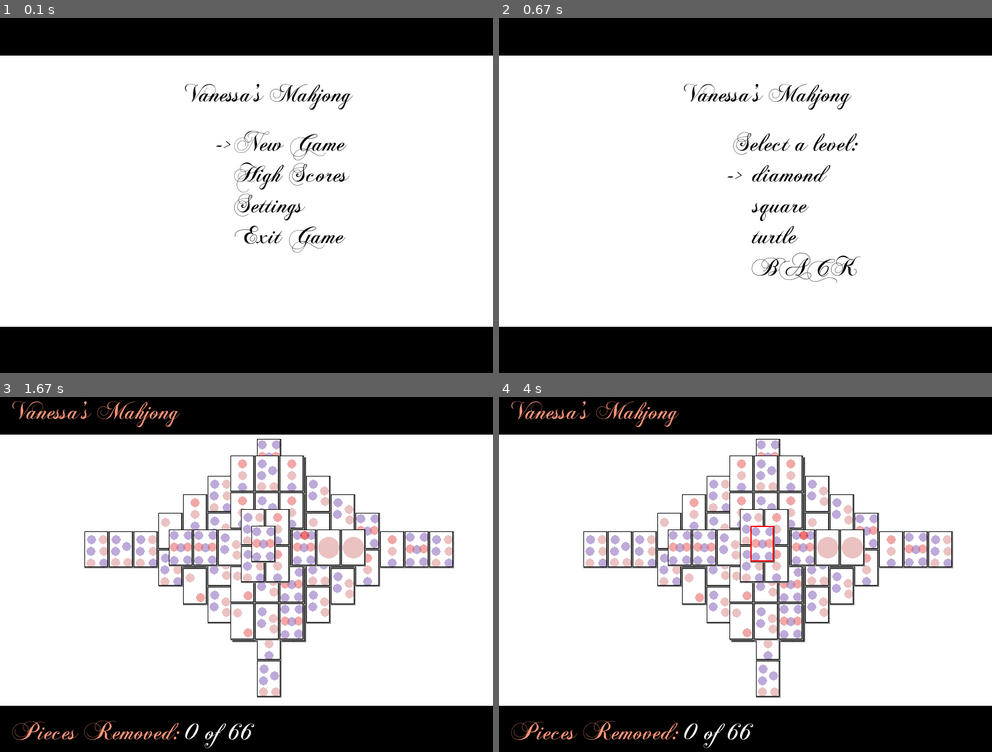
Above: before the commit, frames 1-4 (two rows, left to right).
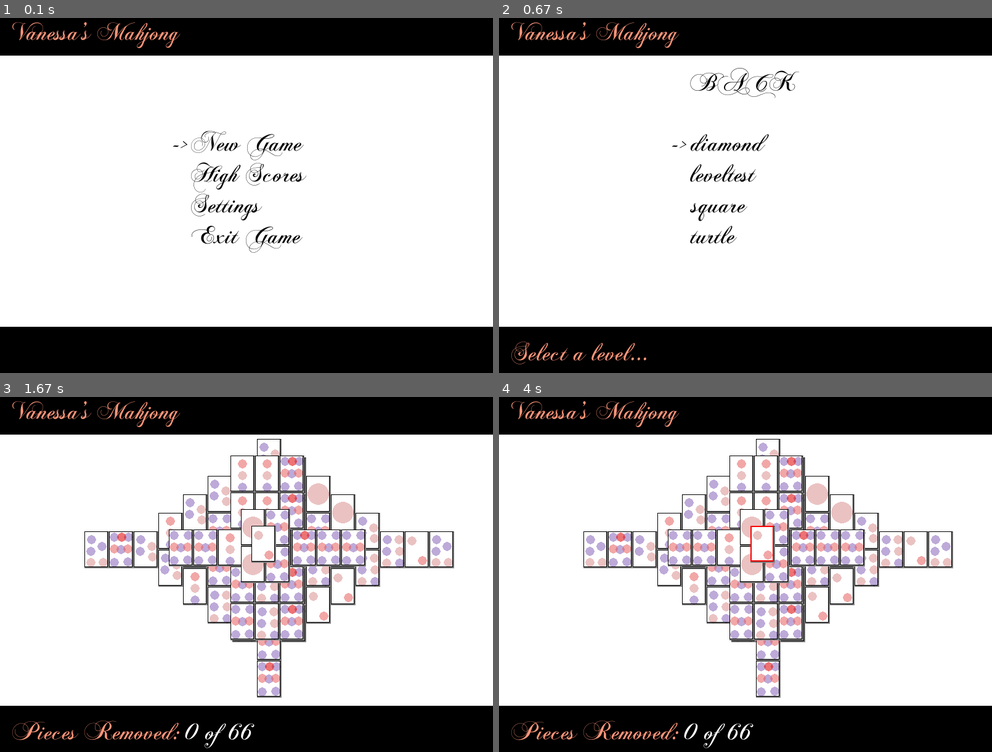
Above: after the commit, the same moments.

Repository: josephbleau/pygame-mahjong
Game: pygame game, started from run_game.py
Two runs of this game, one before a commit and one after it. Both use one fixed random seed, a clock stepped at 60 frames per second and the inputs below. The source is Python 2; it was converted automatically to run under Python 3.
Inputs (mouse positions are in pixels of both pictures, inside the frame that each line leads up to):
- Up to frame 1 (0.1 s): no input
- Up to frame 2 (0.67 s): tap Enter at 0.33 s
- Up to frame 3 (1.67 s): hold Up 0.67-1.13 s; hold Down 1.22-1.52 s; tap Enter at 1.55 s
- Up to frame 4 (4 s): click (765, 542) at 1.93 s; click (775, 528) at 2.27 s; click (853, 549) at 2.6 s; click (775, 563) at 2.93 s; click (750, 528) at 3.67 s

The runs differ from the first frame. In frame 1, 3.3% of the frame differs, in the area x 2-72%, y 1-67%; in frame 2, 3.7%; in frame 3, 7.8%, in the area x 17-92%, y 12-85%; in frame 4, 7.8%.

Commit message:
cosmetic fixes, mainly to the menu

Diff:
--- a/editor.py
+++ b/editor.py
@@ -8,8 +8,8 @@
 from game import *
 
 class Editor(Game):
-  def __init__(self,sound=True):
-    Game.__init__(self,editor=True, sound=sound)
+  def __init__(self,sound=True, filename=None):
+    Game.__init__(self,editor=True, sound=sound, filename=filename)
     self.cursor_tile = Tile(1,0,0,1)
 
   def save_level(self):
--- a/game.py
+++ b/game.py
@@ -10,11 +10,15 @@
 # my imports
 from tile import *
 
-def get_string_surf(font, text, color=(0,0,0)):
+# constants
+COLOR_WHITE = (255,255,255)
+COLOR_BLACK = (0,0,0)
+
+def get_string_surf(font, text, color=COLOR_BLACK):
   "Used in lazy-man text-writing :)"
   return font.render(text, True, color)
 
-def render_text(screen, font, text, (x,y,w,h), color=(0,0,0)):
+def render_text(screen, font, text, (x,y,w,h), color=COLOR_BLACK):
   "Lazy-man text-writing."
   screen.blit(get_string_surf(font, text, color=color), (x,y,w,h))
 
@@ -50,63 +54,50 @@
   return []
 
 class Game:
-  def __init__(self, editor=False, sound=True):
+  def __init__(self, editor=False, sound=True, filename=None):
+
     if editor:
       self.state = 'playing'
+      self.filename = filename
+      self.tiles = load_level(filename, rnd=(not editor))
+      self.start_piece_count = len(self.tiles)
     else:
       self.state = 'menu'
 
     self.selected = None
     self.time_started = pygame.time.get_ticks()
     self.m_selector = 0 # menu selector
-    self.sound = sound
+    self.sound_on = sound
     self.editor = editor
     self.score = -1
 
-    # Background Music
-    if self.sound:
+    if self.sound_on:
       pygame.mixer.music.load('res/bg.mp3')
       pygame.mixer.music.play(loops=-1)
 
-    # Font
     self.fontpath = os.path.abspath('res/ChopinScript.otf')
     self.font = pygame.font.Font(self.fontpath, 42)
 
-    # Load tiles
     self.pieces_removed = 0
-    self.tiles = load_level('turtle.txt', rnd=(not editor))
-    self.start_piece_count = len(self.tiles)
-   #generate tiles, just for testing for now
-   # offset_x = 200
-   # offset_y = 200
-   # pieces = [n%8+1 for n in range(64)]
-   # for z in range(8):
-   #   for x in range(4-z/2):
-   #     for y in range(4-z/2):
-   #       choice = random.choice(pieces)
-   #       pieces.remove(choice)
-   #       self.tiles.append(Tile(choice,offset_x + x*40,offset_y +  y*60,z))
 
   def write_score(self):
-    "Writes to file players high-score based on the time they took \
-     to complete the level. "
-    scorepath = os.path.abspath('levels/scores/')
+    "Writes player score to file for the current level they just completed. "
+    scorepath = os.path.abspath('levels/scores/' + self.filename)
+    scores = []
+
     try:
-      fh = open(scorepath +'/'+ self.filename, 'r')
+      fh = open(scorepath, 'r')
+      scores = fh.read()
+      scores = re.findall('[(](\w*),(\w*)[)]', scores)
+      fh.close()
     except IOError:
-      fh = open(scorepath +'/'+ self.filename, 'a')
-      fh.close()
-      fh = open(scorepath +'/'+ self.filename, 'r')
-
-    scores = fh.read()
-    scores = re.findall('[(](\w*),(\w*)[)]', scores)
+      print "Score file doesn't yet exist, creating..."
 
     scores.append(('player',(pygame.time.get_ticks() - self.time_started)/1000))
     if scores:
       scores = sorted(scores, key=lambda s: int(s[01]))
 
-    fh.close()
-    fh = open(scorepath +'/'+ self.filename, 'w')
+    fh = open(scorepath, 'w')
     for score in scores:
       fh.write('('+str(score[0])+','+str(score[1])+')')
 
@@ -243,29 +234,33 @@
       self.render_menu(screen)
       pygame.draw.rect(screen,(0,0,0), (0,0,800,80))
       pygame.draw.rect(screen,(0,0,0), (0,520,800,80))
-      render_text(screen, self.font, "Vanessa's Mahjong", (300, 120, 300, 300))
-      render_text(screen, self.font, "New Game", (380, 200, 300, 300))
-      render_text(screen, self.font, "High Scores", (380, 250, 300, 300))
-      render_text(screen, self.font, "Settings", (380, 300, 300, 300))
-      render_text(screen, self.font, "Exit Game", (380, 350, 300, 300))
-
-      render_text(screen, self.font, "->", (350, 200 + self.m_selector * 50, 300, 300))
+      render_text(screen, self.font, "Vanessa's Mahjong", (20,20,300,300), color=(255,150,122))
+      render_text(screen, self.font, "New Game", (310, 200, 300, 300))
+      render_text(screen, self.font, "High Scores", (310, 250, 300, 300))
+      render_text(screen, self.font, "Settings", (310, 300, 300, 300))
+      render_text(screen, self.font, "Exit Game", (310, 350, 300, 300))
+
+      render_text(screen, self.font, "->", (280, 200 + self.m_selector * 50, 300, 300))
 
       return
     elif self.state == 'level_select':
       pygame.draw.rect(screen,(0,0,0), (0,0,800,80))
       pygame.draw.rect(screen,(0,0,0), (0,520,800,80))
-      render_text(screen, self.font, "Vanessa's Mahjong", (300, 120, 300, 300))
-      render_text(screen, self.font, "Select a level:", (380, 200, 300, 300))
+      render_text(screen, self.font, "Vanessa's Mahjong", (20,20,300,300), color=(255,150,122))
+      render_text(screen, self.font, "Select a level...", (20,540,200,100), color=(255,150,122))
       i = 0
-      for level in os.listdir(os.path.abspath('levels/')):
+      levels = os.listdir(os.path.abspath('levels/'))
+      for level in levels:
         if level == 'scores':
           continue
         level = level[:-4]
-        render_text(screen, self.font, level, (410, 250 + i * 50, 300, 300))
+        render_text(screen, self.font, level, (310, 200 + i * 50, 300, 300))
         i += 1
-      render_text(screen, self.font, "BACK", (410, 250 + i * 50, 300, 300))
-      render_text(screen, self.font, "->", (370, 250 + self.m_selector * 50, 300, 300 ))
+      render_text(screen, self.font, "BACK", (310, 100, 300, 300))
+      if self.m_selector == len(levels)-1:
+        render_text(screen, self.font, "->", (280, 100, 300, 300 ))
+      else:
+        render_text(screen, self.font, "->", (280, 200 + self.m_selector * 50, 300, 300 ))
       return
     elif self.state == 'playing':
       #Bars
@@ -290,15 +285,15 @@
           pygame.draw.rect(screen, (255,0,0), (self.selected.x - self.selected.z * 3, \
                                                self.selected.y - self.selected.z * 3, 40-2, 60-2),2)
     elif self.state == 'level_complete':
+
       rose = pygame.image.load('res/rose.jpg')
-      roserect = [(0,200,318,350),(800-318,100,318,350)]
-      screen.blit(rose,roserect[0])
-      screen.blit(rose,roserect[1])
+      roserect = (220,120,318,350)
+      screen.blit(rose,roserect)
+      pygame.draw.rect(screen,(0,0,0), (0,0,800,100))
+      pygame.draw.rect(screen,(0,0,0), (0,500,800,100))
       if self.score == -1:
         self.score = str((pygame.time.get_ticks()-self.time_started)/1000)
-      render_text(screen, self.font, self.score + " seconds, sweet!", (450,450,200,100))
-      render_text(screen, self.font, "(Click for next level!)", (20,120,100,100))
-      pygame.draw.rect(screen,(0,0,0), (0,0,800,100))
-      pygame.draw.rect(screen,(0,0,0), (0,500,800,100))
+      render_text(screen, self.font,"Click for next level...", (450,540,200,100), color=(255,150,122))
+      render_text(screen, self.font,  self.score + " seconds, sweet!", (20,40,200,200), color=(255,150,122))
 
     return
--- /dev/null
+++ b/levels/leveltest.txt
@@ -0,0 +1 @@
+(1,320,270,1)(1,360,270,1)
--- /dev/null
+++ b/levels/scores/leveltest.txt
@@ -0,0 +1 @@
+(player,1)(player,1)(player,1)(player,1)(player,1)(player,1)(player,1)(player,1)(player,1)(player,1)(player,1)(player,1)(player,2)(player,6)
--- a/run_game.py
+++ b/run_game.py
@@ -1,3 +1,4 @@
+import argparse
 import sys
 import pygame
 import time
@@ -7,7 +8,6 @@
 from tile import *
 from game import *
 from editor import *
-
 
 def main():
   pygame.init()
@@ -26,22 +26,13 @@
     sound_on = False
 
   if editor:
-    game = Editor(sound=sound_on)
-    game.filename = sys.argv[i+1]
-    game.tiles = load_level(sys.argv[i+1])
+    level_arg = sys.argv[i+1]
+    game = Editor(sound=sound_on, filename = level_arg)
   else:
     game = Game(sound=sound_on)
 
   while 1:
-    if game.state == 'next_level':
-      game = Game()
-
-    if game.state == 'menu' or game.state == 'level_select':
-      screen.fill((255,255,255))
-    if game.state == 'playing':
-      screen.fill((255,255,255))
-    if game.state == 'level_complete':
-      screen.fill((255,255,255))
+    screen.fill((255,255,255))
 
     for event in pygame.event.get():
       if event.type == pygame.QUIT:
Not shown, added: editor.pyc
Not shown, added: game.pyc
Not shown, added: tile.pyc
